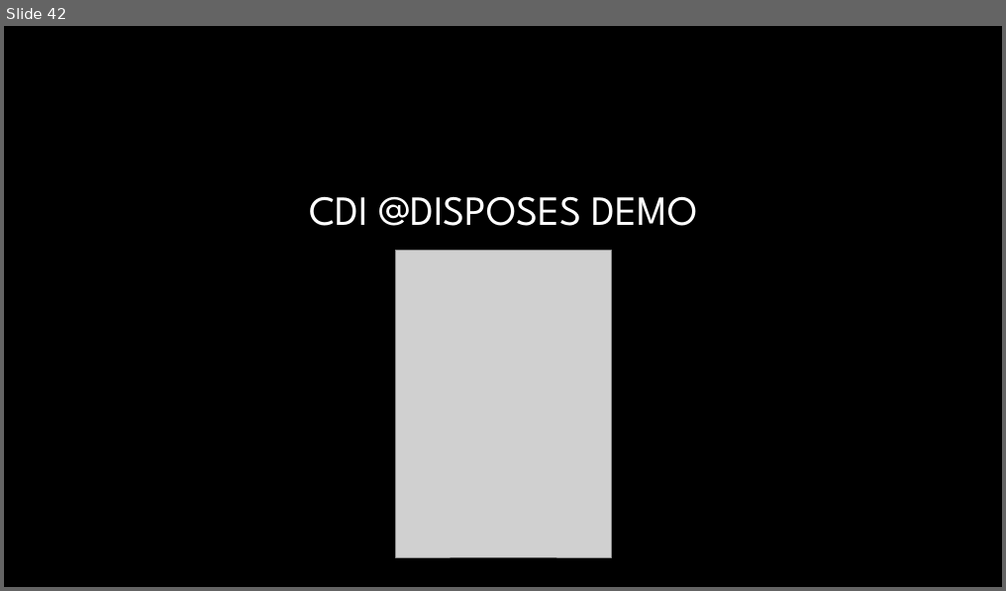
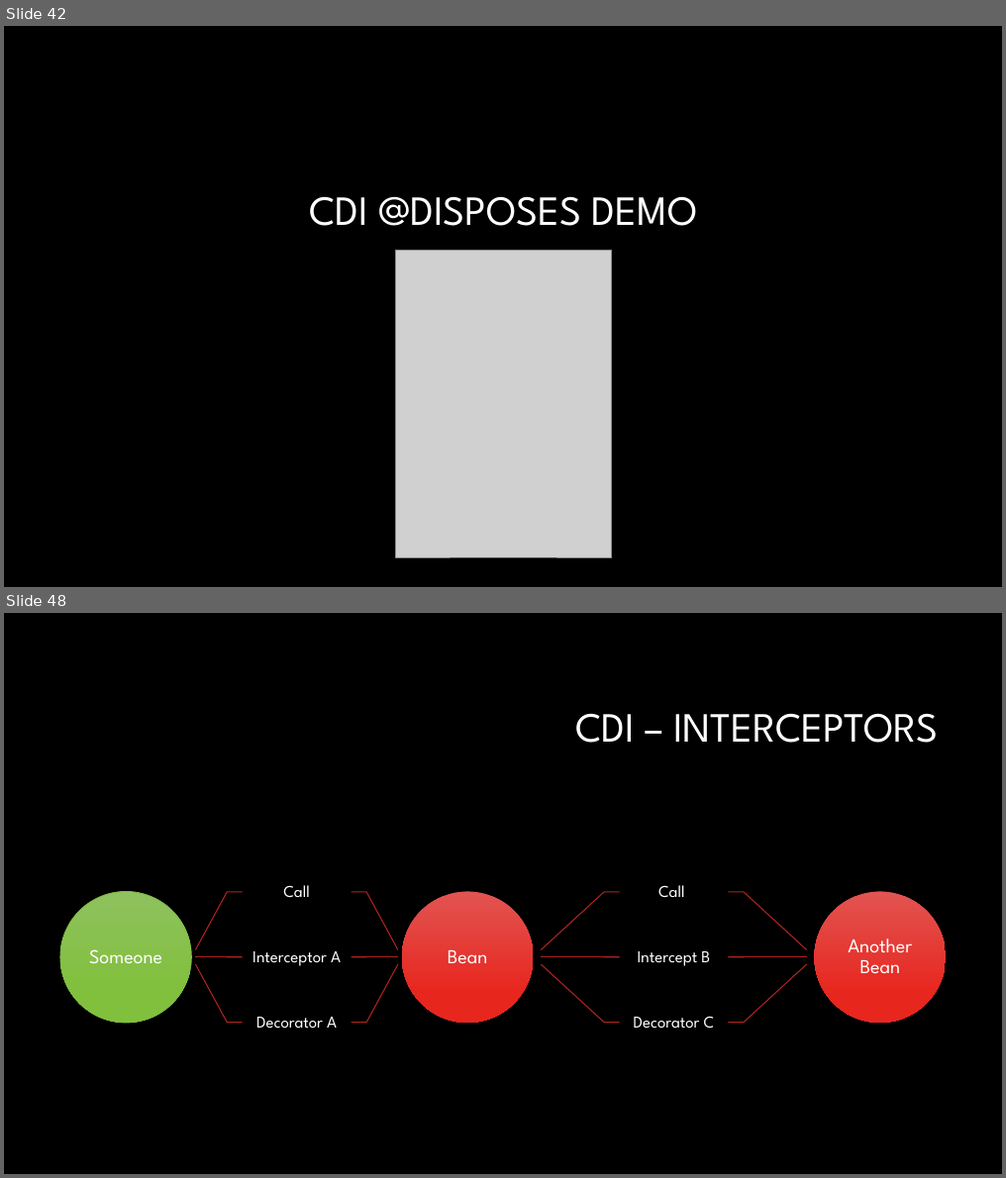
Before and after one commit to Crypto93/CDI_overview, a slide deck: CDI_overview_presentation.pptx. Shown one above the other, each under a label of ours: slide 42 before the commit, slides 42 and 48 after it; the slides between them are not shown. The pictures are 1006x591 and 1006x1178 pixels, drawn with LibreOffice and Linux fonts; fonts in the diff are those of the drawing; grey boxes stand for pictures; background and template pictures are left out. Boxes give left, top, right and bottom in pixels: in the first picture for what was removed or moved away, otherwise in the second. Text is boxed around its words. In the diff, an @@ line names an element or a change of style, - is before the commit and + after.

```diff
--- a/CDI_overview_presentation.pptx
+++ b/CDI_overview_presentation.pptx
@@ slide 48 added at [4, 613, 1002, 1174], background #000000 @@
@@ title added at [575, 713, 939, 743], 40 pt, text #FFFFFF @@
+CDI – INTERCEPTORS
@@ group added at [60, 885, 945, 1029]: 12 freeform shapes, 12 lines, 9 texts, 3 ellipses @@
+Someone
+Call
+Interceptor A
+Decorator A
+Bean
+Call
+Intercept B
+Decorator C
+Another Bean
```
Also in this commit, not shown: 16 other slides added.
